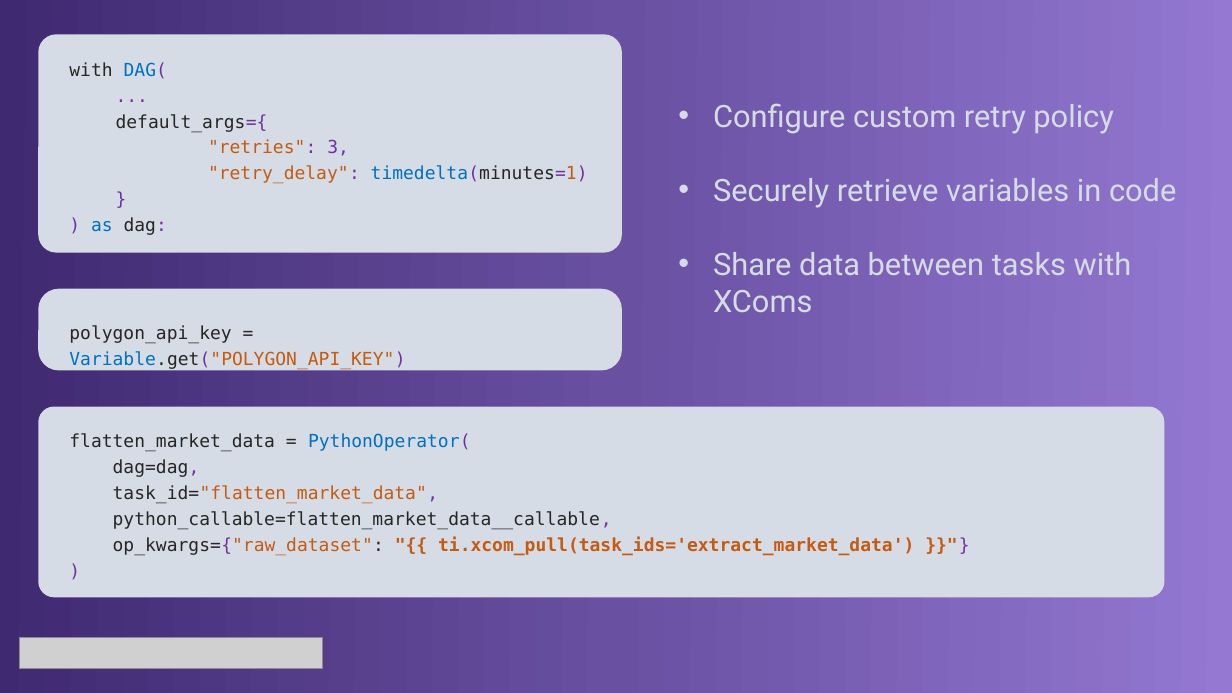
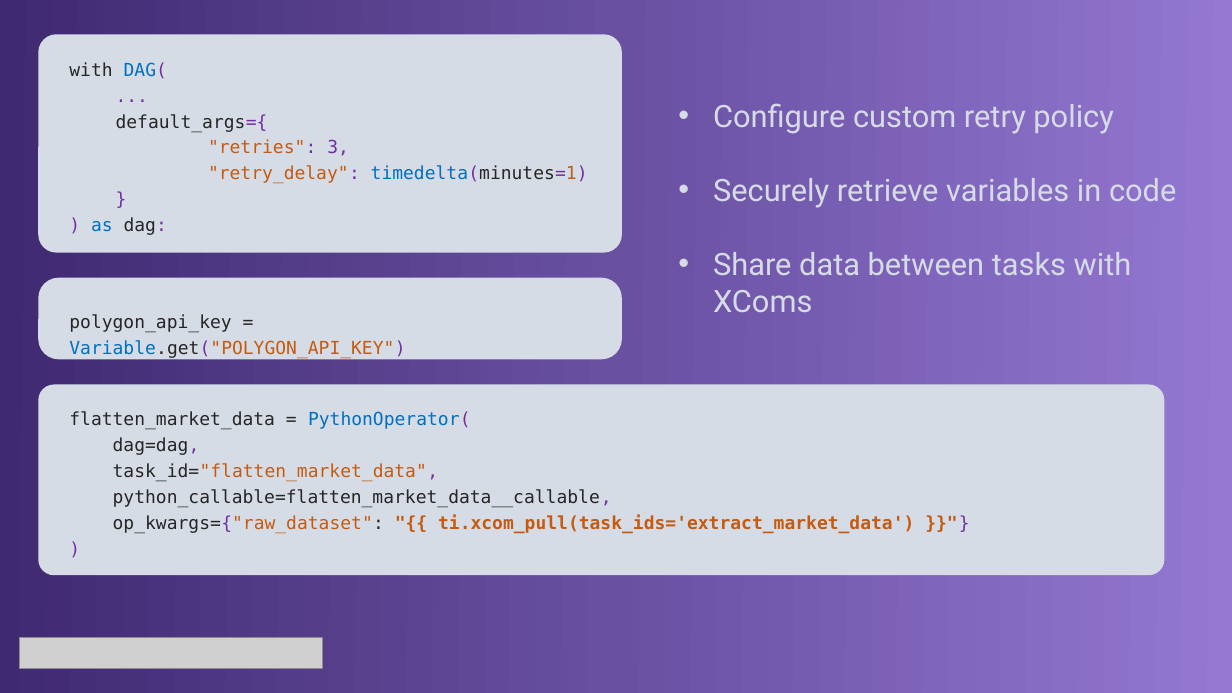
Before and after one commit to jroachgolf84/astronomer-panel-interview, a slide deck: slide 10 of documentation/Astronomer Panel Presentation.pptx (slide 9 before the commit). Drawn at 1232x693 pixels with LibreOffice and Linux fonts; fonts in the diff are those of the drawing; grey boxes stand for pictures. Boxes give left, top, right and bottom in pixels: in the first picture for what was removed or moved away, otherwise in the second. Text is boxed around its words. In the diff, an @@ line names an element or a change of style, - is before the commit and + after.

```diff
--- a/documentation/Astronomer Panel Presentation.pptx
+++ b/documentation/Astronomer Panel Presentation.pptx
@@ rounded rectangle moved from (x1=38, y1=288, x2=622, y2=370) to (x1=38, y1=278, x2=622, y2=360) @@
@@ text "polygon_api_key = Variable.get("POLYGON_API_KEY")" moved from (x1=69, y1=325, x2=405, y2=370) to (x1=69, y1=314, x2=405, y2=359) @@
@@ rounded rectangle moved from (x1=38, y1=407, x2=1165, y2=597) to (x1=38, y1=384, x2=1165, y2=575) @@
@@ text "flatten_market_data = PythonOperator(" moved from (x1=69, y1=433, x2=914, y2=556) to (x1=69, y1=411, x2=914, y2=534) @@
```
Also in this commit, not shown: 14 other slides changed, 1 slide added, 1 other file.
